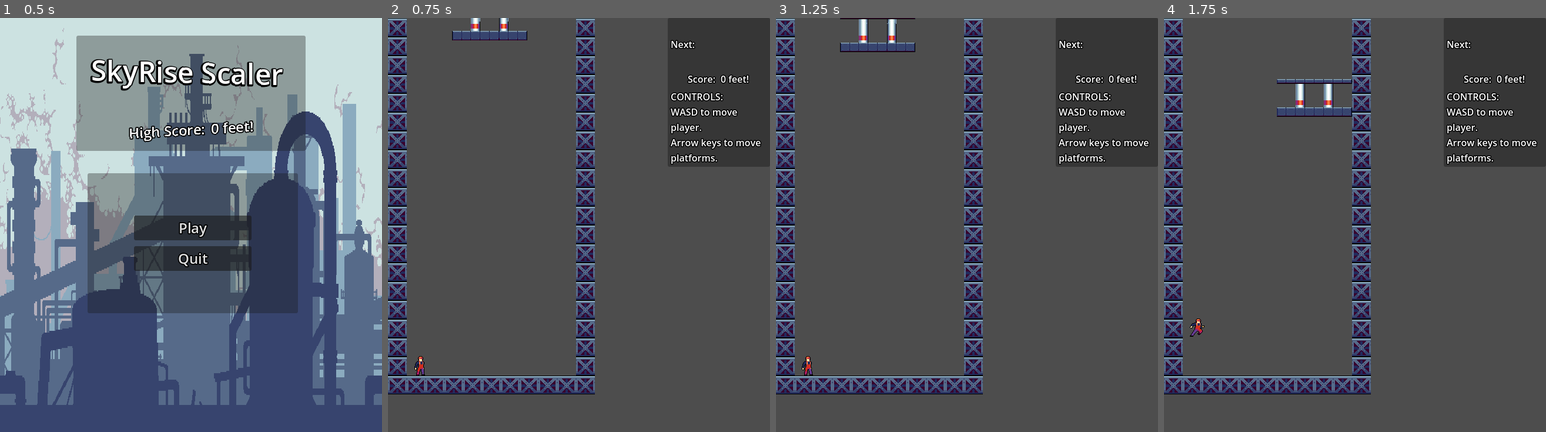
Above: before the commit, frames 1-4 (left to right).
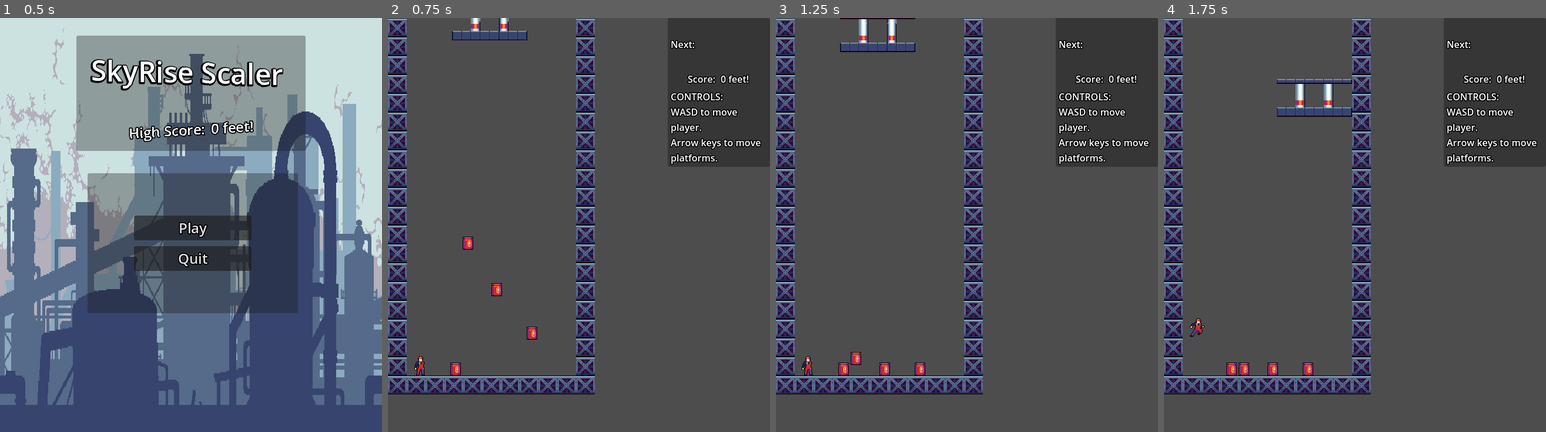
Above: after the commit, the same moments.

Repository: RexShipton/SkyRise-Scaler
Game: Godot game, scene res://scenes/main_menu.tscn
Two runs of this game, one before a commit and one after it. Both use one fixed random seed, a clock stepped at 60 frames per second and the inputs below.
Inputs:
- Up to frame 1 (0.5 s): no input
- Up to frame 2 (0.75 s): click "Play" at 0.5 s
- Up to frame 3 (1.25 s): no input
- Up to frame 4 (1.75 s): hold Right (block_right) from 1.28 s (still down); hold Down (block_fast_fall) from 1.28 s (still down); tap W (character_jump) at 1.52 s

Frame 1 is identical in both runs. In frame 2, 0.3% of the frame differs, in the area x 16-40%, y 52-87%; in frame 3, 0.3%; in frame 4, 0.3%.

Commit message:
squish finished, applied to barrel and player

Diff:
--- a/new-game-project/project.godot
+++ b/new-game-project/project.godot
@@ -74,6 +74,7 @@
 2d_physics/layer_2="placed"
 2d_physics/layer_3="Player"
 2d_physics/layer_4="active_block"
+2d_physics/layer_5="objects"
 
 [rendering]
 
--- /dev/null
+++ b/new-game-project/scenes/objects/barrel.gd
@@ -0,0 +1,17 @@
+extends RigidBody2D
+
+
+# Called when the node enters the scene tree for the first time.
+func _ready() -> void:
+	pass # Replace with function body.
+
+
+# Called every frame. 'delta' is the elapsed time since the previous frame.
+func _process(delta: float) -> void:
+	pass
+
+func die():
+	queue_free()
+
+func _on_death_area_2d_body_entered(body: Node2D) -> void:
+	die()
--- a/new-game-project/scenes/objects/barrel.tscn
+++ b/new-game-project/scenes/objects/barrel.tscn
@@ -1,12 +1,21 @@
-[gd_scene load_steps=3 format=3 uid="uid://bbluroxxhgnbx"]
+[gd_scene load_steps=5 format=3 uid="uid://bbluroxxhgnbx"]
 
+[ext_resource type="Script" path="res://scenes/objects/barrel.gd" id="1_ekwb5"]
 [ext_resource type="Texture2D" uid="uid://b8lbfgjo5q7e3" path="res://assets/3 Objects/Barrel1.png" id="1_gsjl0"]
 
 [sub_resource type="CapsuleShape2D" id="CapsuleShape2D_113su"]
 radius = 8.0
 height = 22.0
 
+[sub_resource type="CapsuleShape2D" id="CapsuleShape2D_riube"]
+radius = 5.0
+height = 14.0
+
 [node name="RigidBody2D" type="RigidBody2D"]
+collision_layer = 20
+collision_mask = 21
+mass = 10.0
+script = ExtResource("1_ekwb5")
 
 [node name="Sprite2D" type="Sprite2D" parent="."]
 texture = ExtResource("1_gsjl0")
@@ -14,3 +23,13 @@
 [node name="CollisionShape2D" type="CollisionShape2D" parent="."]
 position = Vector2(0, 2)
 shape = SubResource("CapsuleShape2D_113su")
+
+[node name="DeathArea2D" type="Area2D" parent="."]
+collision_layer = 0
+collision_mask = 10
+
+[node name="CollisionShape2D" type="CollisionShape2D" parent="DeathArea2D"]
+position = Vector2(0, 2)
+shape = SubResource("CapsuleShape2D_riube")
+
+[connection signal="body_entered" from="DeathArea2D" to="." method="_on_death_area_2d_body_entered"]
--- a/new-game-project/scenes/player.gd
+++ b/new-game-project/scenes/player.gd
@@ -4,11 +4,12 @@
 
 var jump_buffer : bool = false
 var jump_available : bool = true
-
+var push_force = 80.0
 
 @onready var animation_player: AnimationPlayer = $AnimationPlayer
 @onready var jump_buffer_timer: Timer = $JumpBufferTimer
 @onready var coyote_timer: Timer = $CoyoteTimer
+@onready var death_area_2d: Area2D = $DeathArea2D
 
 
 @export var SPEED = 300.0
@@ -25,7 +26,14 @@
 func _physics_process(delta: float) -> void:
 	if dead: return
 
+
+
 	Check_OOB()
+
+	for i in get_slide_collision_count():
+		var c = get_slide_collision(i)
+		if c.get_collider() is RigidBody2D:
+			c.get_collider().apply_central_impulse(-c.get_normal() * push_force)
 
 	# Add the gravity.
 	if not is_on_floor():
@@ -87,8 +95,17 @@
 	jump_buffer = false
 	jump_available = false
 
+func Die():
+	death_area_2d.set_deferred("monitoring", false)
+	dead = true
+	animation_player.play("die")
+
 func _on_jump_buffer_timer_timeout() -> void:
 	jump_buffer = false
 
 func _on_coyote_timer_timeout() -> void:
 	jump_available = false
+
+
+func _on_death_area_2d_body_entered(body: Node2D) -> void:
+	Die()
--- a/new-game-project/scenes/player.tscn
+++ b/new-game-project/scenes/player.tscn
@@ -348,8 +348,13 @@
 "run": SubResource("Animation_ytlko")
 }
 
+[sub_resource type="CapsuleShape2D" id="CapsuleShape2D_frgqc"]
+radius = 5.0
+height = 26.0
+
 [node name="Player" type="CharacterBody2D"]
 collision_layer = 4
+collision_mask = 17
 script = ExtResource("1_ui1eo")
 
 [node name="CollisionShape2D" type="CollisionShape2D" parent="."]
@@ -372,5 +377,14 @@
 [node name="CoyoteTimer" type="Timer" parent="."]
 one_shot = true
 
+[node name="DeathArea2D" type="Area2D" parent="."]
+collision_layer = 0
+collision_mask = 10
+
+[node name="CollisionShape2D" type="CollisionShape2D" parent="DeathArea2D"]
+position = Vector2(-1, -17)
+shape = SubResource("CapsuleShape2D_frgqc")
+
 [connection signal="timeout" from="JumpBufferTimer" to="." method="_on_jump_buffer_timer_timeout"]
 [connection signal="timeout" from="CoyoteTimer" to="." method="_on_coyote_timer_timeout"]
+[connection signal="body_entered" from="DeathArea2D" to="." method="_on_death_area_2d_body_entered"]
--- a/new-game-project/world.tscn
+++ b/new-game-project/world.tscn
@@ -1,10 +1,11 @@
-[gd_scene load_steps=10 format=4 uid="uid://e27tcmwbd3ke"]
+[gd_scene load_steps=11 format=4 uid="uid://e27tcmwbd3ke"]
 
 [ext_resource type="Script" path="res://world.gd" id="1_novwx"]
 [ext_resource type="PackedScene" uid="uid://u84grsd473oa" path="res://scenes/map_looper.tscn" id="2_64qo5"]
 [ext_resource type="TileSet" uid="uid://duauvrqv8jk" path="res://map_tileset.tres" id="2_rda4a"]
 [ext_resource type="PackedScene" uid="uid://dp122pt878tim" path="res://scenes/player.tscn" id="3_e5w51"]
 [ext_resource type="PackedScene" uid="uid://c3ivuprkcunht" path="res://scenes/hud.tscn" id="4_bkgi5"]
+[ext_resource type="PackedScene" uid="uid://bbluroxxhgnbx" path="res://scenes/objects/barrel.tscn" id="6_7v22v"]
 
 [sub_resource type="RectangleShape2D" id="RectangleShape2D_xq13f"]
 size = Vector2(32, 640)
@@ -79,6 +80,18 @@
 
 [node name="HUD" parent="." instance=ExtResource("4_bkgi5")]
 
+[node name="RigidBody2D" parent="." instance=ExtResource("6_7v22v")]
+position = Vector2(115, 586)
+
+[node name="RigidBody2D2" parent="." instance=ExtResource("6_7v22v")]
+position = Vector2(136, 369)
+
+[node name="RigidBody2D3" parent="." instance=ExtResource("6_7v22v")]
+position = Vector2(245, 522)
+
+[node name="RigidBody2D4" parent="." instance=ExtResource("6_7v22v")]
+position = Vector2(185, 448)
+
 [connection signal="game_over" from="." to="MapLooper" method="deActivate"]
 [connection signal="game_over" from="." to="HUD" method="game_over"]
 [connection signal="piece_placed" from="." to="MapLooper" method="add_piece"]
Not shown: 1 places in new-game-project/scenes/player.tscn that only renumber resources
